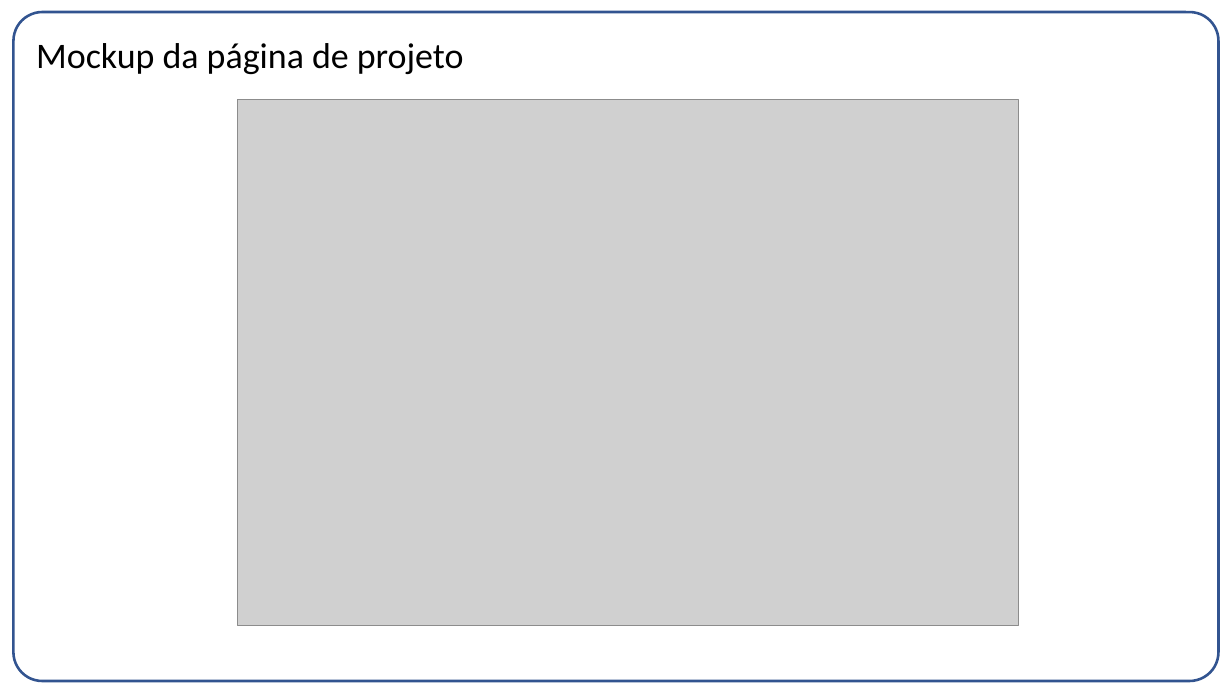
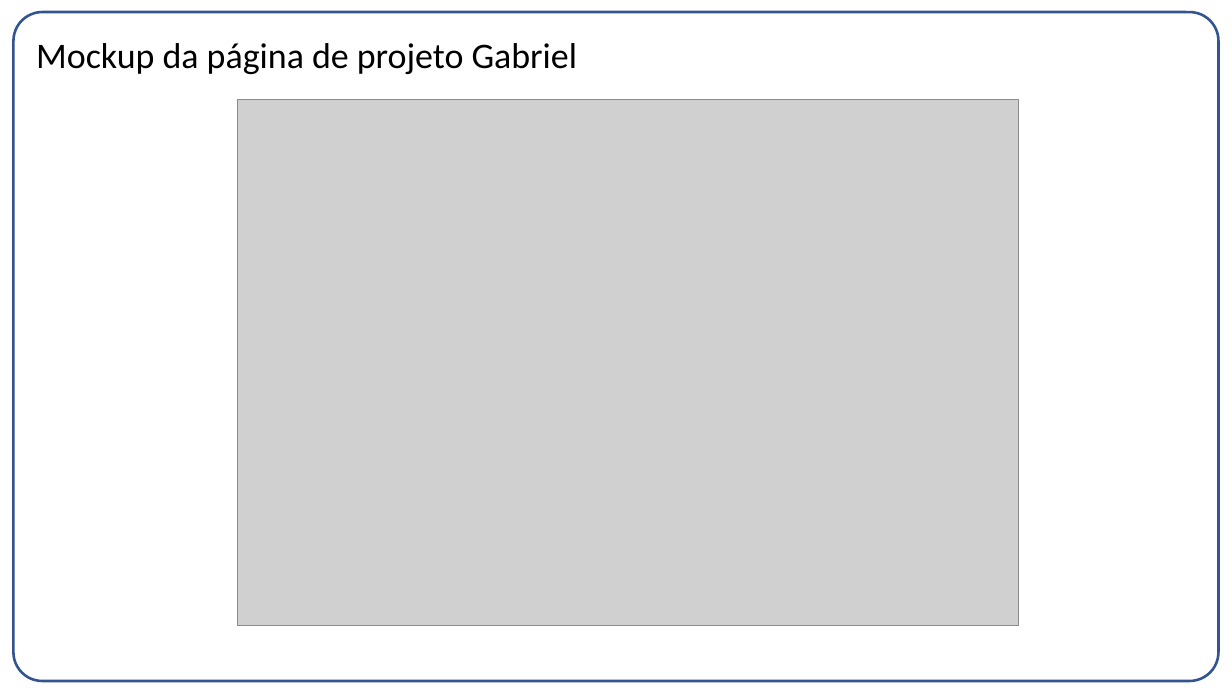
Before and after one commit to gabrielvf1/Co-Design-Projeto-1, a slide deck: slide 5 of Entrega03.pptx. Drawn at 1232x693 pixels with LibreOffice and Linux fonts; fonts in the diff are those of the drawing; grey boxes stand for pictures. Boxes give left, top, right and bottom in pixels: in the first picture for what was removed or moved away, otherwise in the second. Text is boxed around its words. In the diff, an @@ line names an element or a change of style, - is before the commit and + after.

```diff
--- a/Entrega03.pptx
+++ b/Entrega03.pptx
@@ title at <box>36,43,578,74</box>: text changed @@
-Mockup da página de projeto
+Mockup da página de projeto Gabriel
```
Also in this commit, not shown: 9 other slides changed.
